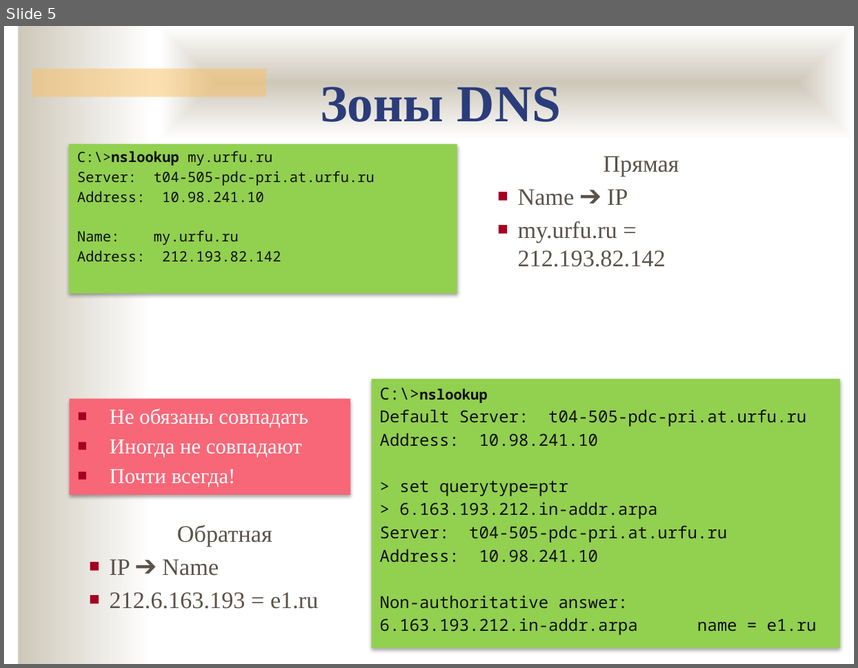
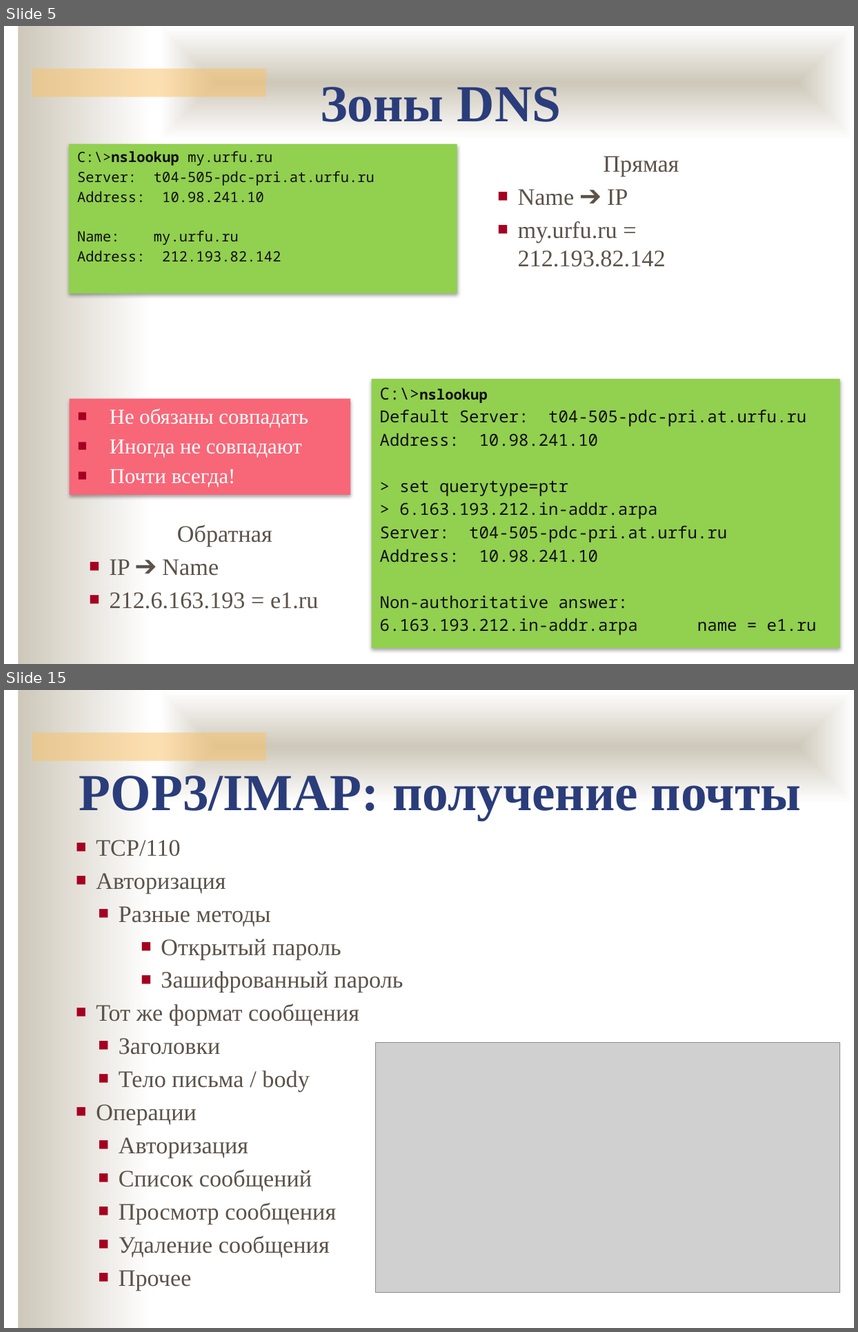
Before and after one commit to ukoloff/nets, a slide deck: lecture/14.pptx. Shown one above the other, each under a label of ours: slide 5 before the commit, slides 5 and 15 after it; the slides between them are not shown. The pictures are 858x668 and 858x1332 pixels, drawn with LibreOffice and Linux fonts; fonts in the diff are those of the drawing; grey boxes stand for pictures; background and template pictures are left out. Boxes give left, top, right and bottom in pixels: in the first picture for what was removed or moved away, otherwise in the second. Text is boxed around its words. In the diff, an @@ line names an element or a change of style, - is before the commit and + after.

```diff
--- a/lecture/14.pptx
+++ b/lecture/14.pptx
@@ slide 15 added at (x1=4, y1=690, x2=854, y2=1328), background #FFFFFF; not listed: 3 template elements that a slide beside it also shows @@
@@ text added at (x1=79, y1=776, x2=801, y2=820), 44 pt, text #2A3D7A, bold @@
+POP3/IMAP: получение почты
@@ text added at (x1=96, y1=840, x2=403, y2=1290), 20 pt, text #5B5249 @@
+■ TCP/110
+■ Авторизация
+  ■ Разные методы
+    ■ Открытый пароль
+    ■ Зашифрованный пароль
+■ Тот же формат сообщения
+  ■ Заголовки
+  ■ Тело письма / body
+■ Операции
+  ■ Авторизация
+  ■ Список сообщений
+  ■ Просмотр сообщения
+  ■ Удаление сообщения
+  ■ Прочее
@@ picture added at (x1=375, y1=1042, x2=840, y2=1292) @@
```
Also in this commit, not shown: 1 slide changed, 13 other slides added.
